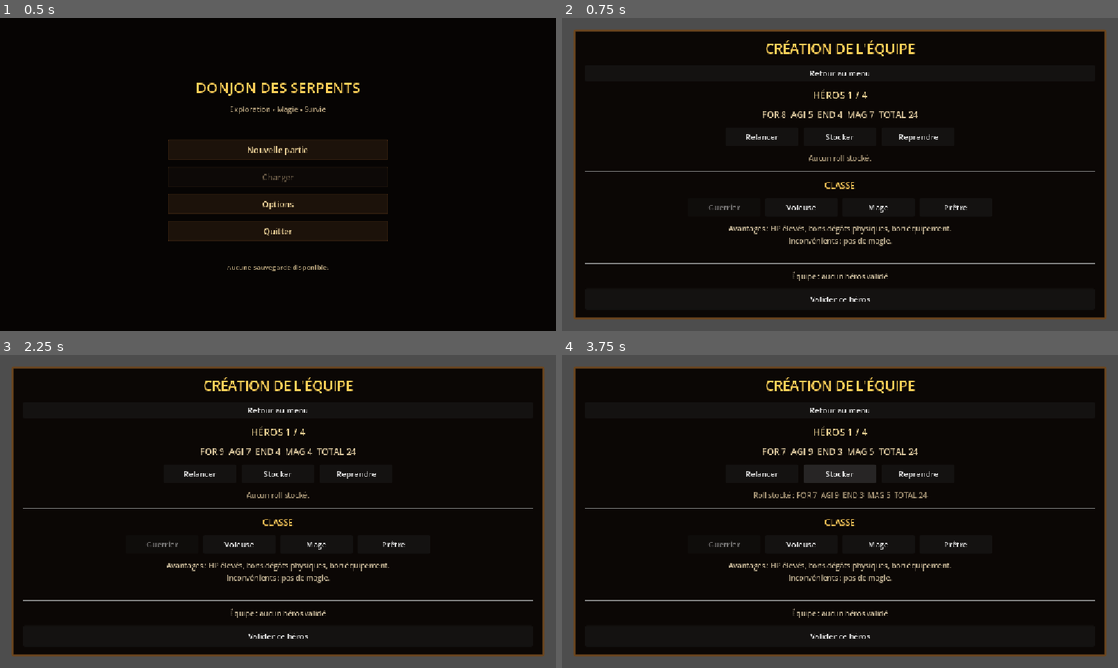
Above: before the commit, frames 1-4 (two rows, left to right).
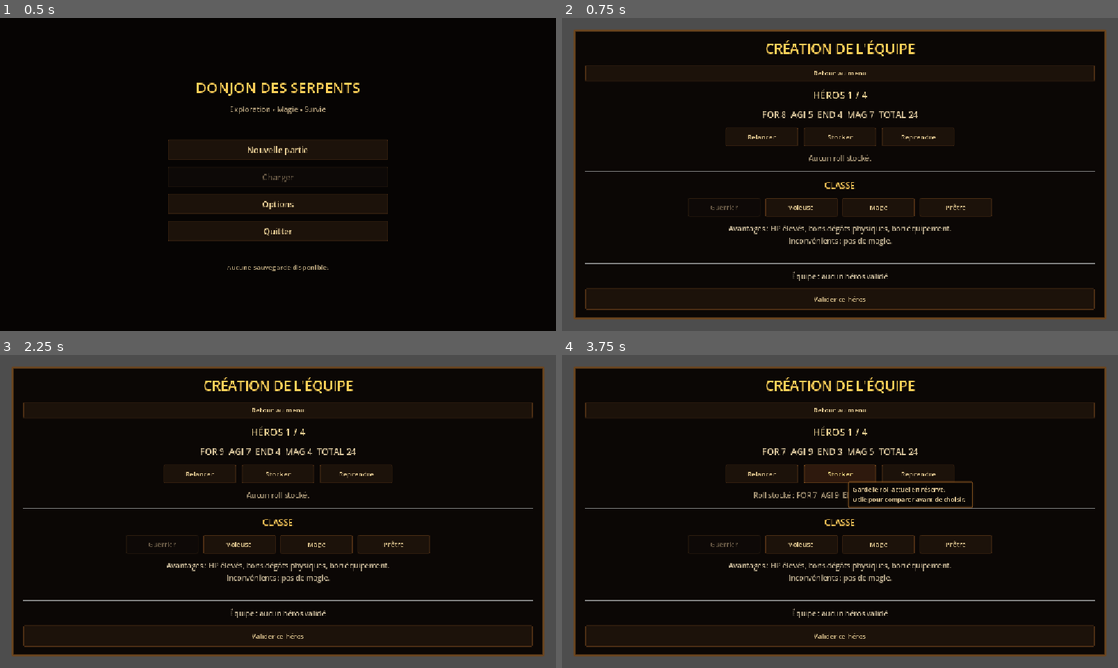
Above: after the commit, the same moments.

Repository: OurosDev/DungeonCrawFirstMiniGame
Game: Godot game, scene res://scenes/MainMenu.tscn
Two runs of this game, one before a commit and one after it. Both use one fixed random seed, a clock stepped at 60 frames per second and the inputs below. Sound files missing from this copy of the repository are replaced by a short silence.
Inputs:
- Up to frame 1 (0.5 s): no input
- Up to frame 2 (0.75 s): click "Nouvelle partie" at 0.5 s
- Up to frame 3 (2.25 s): click "Retour au menu" at 1.25 s; click "Nouvelle partie" at 2 s
- Up to frame 4 (3.75 s): click "Relancer" at 2.75 s; click "Stocker" at 3.5 s

Frame 1 is identical in both runs. In frame 2, 1.8% of the frame differs, in the area x 4-96%, y 15-94%; in frame 3, 1.8%; in frame 4, 2.6%.

Commit message:
Add files via upload

Diff:
--- a/scripts/ui/PartyCreationUI.gd
+++ b/scripts/ui/PartyCreationUI.gd
@@ -9,6 +9,7 @@
 const CharacterDataScript = preload("res://scripts/characters/CharacterData.gd")
 const StatRollerScript = preload("res://scripts/characters/StatRoller.gd")
 const ClassDatabaseScript = preload("res://scripts/characters/ClassDatabase.gd")
+const UIFrameStyleScript = preload("res://scripts/ui/theme/UIFrameStyle.gd")
 
 
 # ------------------------------------------------------------
@@ -57,6 +58,9 @@
 var restore_button: Button = null
 var validate_button: Button = null
 var back_to_menu_button: Button = null
+
+var help_tooltip_panel: Panel = null
+var help_tooltip_label: Label = null
 
 
 func _ready() -> void:
@@ -135,14 +139,26 @@
 
 	reroll_button = create_button("Relancer")
 	reroll_button.pressed.connect(reroll_current_stats)
+	attach_help_tooltip(
+		reroll_button,
+		"Relance les stats affichées.\nLe roll actuel est remplacé."
+	)
 	roll_buttons_box.add_child(reroll_button)
 
 	store_button = create_button("Stocker")
 	store_button.pressed.connect(store_current_roll)
+	attach_help_tooltip(
+		store_button,
+		"Garde le roll actuel en réserve.\nUtile pour comparer avant de choisir."
+	)
 	roll_buttons_box.add_child(store_button)
 
 	restore_button = create_button("Reprendre")
 	restore_button.pressed.connect(restore_stored_roll)
+	attach_help_tooltip(
+		restore_button,
+		"Remplace les stats actuelles\npar le roll stocké."
+	)
 	roll_buttons_box.add_child(restore_button)
 
 	stored_roll_label = create_label(
@@ -201,6 +217,8 @@
 	validate_button.pressed.connect(validate_current_hero)
 	main_box.add_child(validate_button)
 
+	build_help_tooltip()
+
 
 # ------------------------------------------------------------
 # NAVIGATION
@@ -215,6 +233,16 @@
 func _unhandled_input(event: InputEvent) -> void:
 	if event.is_action_pressed("ui_cancel"):
 		on_back_to_menu_pressed()
+
+
+func _process(_delta: float) -> void:
+	if help_tooltip_panel == null:
+		return
+
+	if not help_tooltip_panel.visible:
+		return
+
+	update_help_tooltip_position()
 
 
 # ------------------------------------------------------------
@@ -403,6 +431,75 @@
 
 
 # ------------------------------------------------------------
+# AIDE CONTEXTUELLE
+# Affiche une petite fenêtre près du curseur pour les boutons de roll.
+# ------------------------------------------------------------
+
+func build_help_tooltip() -> void:
+	help_tooltip_panel = create_panel(
+		Color(0.035, 0.024, 0.016, 0.96),
+		Color(0.58, 0.36, 0.14, 1.0),
+		2
+	)
+	help_tooltip_panel.visible = false
+	help_tooltip_panel.mouse_filter = Control.MOUSE_FILTER_IGNORE
+	help_tooltip_panel.z_index = 100
+	help_tooltip_panel.custom_minimum_size = Vector2(260, 54)
+	add_child(help_tooltip_panel)
+
+	help_tooltip_label = create_label(
+		"",
+		13,
+		Color(0.92, 0.82, 0.62)
+	)
+	help_tooltip_label.mouse_filter = Control.MOUSE_FILTER_IGNORE
+	help_tooltip_label.set_anchors_preset(Control.PRESET_FULL_RECT)
+	help_tooltip_label.offset_left = 10
+	help_tooltip_label.offset_top = 7
+	help_tooltip_label.offset_right = -10
+	help_tooltip_label.offset_bottom = -7
+	help_tooltip_label.autowrap_mode = TextServer.AUTOWRAP_WORD_SMART
+	help_tooltip_panel.add_child(help_tooltip_label)
+
+
+func attach_help_tooltip(button: Button, tooltip_text: String) -> void:
+	button.mouse_entered.connect(func(): show_help_tooltip(tooltip_text))
+	button.mouse_exited.connect(hide_help_tooltip)
+
+
+func show_help_tooltip(tooltip_text: String) -> void:
+	if help_tooltip_panel == null or help_tooltip_label == null:
+		return
+
+	help_tooltip_label.text = tooltip_text
+	help_tooltip_panel.visible = true
+	update_help_tooltip_position()
+
+
+func hide_help_tooltip() -> void:
+	if help_tooltip_panel == null:
+		return
+
+	help_tooltip_panel.visible = false
+
+
+func update_help_tooltip_position() -> void:
+	if help_tooltip_panel == null:
+		return
+
+	var target_position: Vector2 = get_local_mouse_position() + Vector2(16, 16)
+	var tooltip_size: Vector2 = help_tooltip_panel.custom_minimum_size
+
+	var max_x: float = max(0.0, size.x - tooltip_size.x - 8.0)
+	var max_y: float = max(0.0, size.y - tooltip_size.y - 8.0)
+
+	help_tooltip_panel.position = Vector2(
+		clamp(target_position.x, 8.0, max_x),
+		clamp(target_position.y, 8.0, max_y)
+	)
+
+
+# ------------------------------------------------------------
 # COMPOSANTS UI
 # Crée les boutons, labels et panneaux utilisés dans l’écran.
 # ------------------------------------------------------------
@@ -413,6 +510,9 @@
 	button.text = text
 	button.custom_minimum_size = Vector2(150, 38)
 	button.focus_mode = Control.FOCUS_NONE
+	button.add_theme_font_size_override("font_size", 14)
+
+	apply_textured_button_style(button)
 
 	return button
 
@@ -438,19 +538,67 @@
 	border_width: int
 ) -> Panel:
 	var panel: Panel = Panel.new()
-	var style: StyleBoxFlat = StyleBoxFlat.new()
-
-	style.bg_color = background_color
-	style.border_color = border_color
-	style.set_border_width_all(border_width)
-	style.corner_radius_top_left = 3
-	style.corner_radius_top_right = 3
-	style.corner_radius_bottom_left = 3
-	style.corner_radius_bottom_right = 3
-
-	panel.add_theme_stylebox_override("panel", style)
+
+	panel.theme = UIFrameStyleScript.create_menu_theme()
+	panel.add_theme_stylebox_override(
+		"panel",
+		UIFrameStyleScript.create_panel_style(
+			background_color,
+			border_color,
+			border_width
+		)
+	)
 
 	return panel
+
+
+func apply_textured_button_style(button: Button) -> void:
+	button.add_theme_color_override("font_color", Color(0.90, 0.80, 0.58))
+	button.add_theme_color_override("font_hover_color", Color(1.0, 0.90, 0.55))
+	button.add_theme_color_override("font_pressed_color", Color(1.0, 0.92, 0.48))
+	button.add_theme_color_override("font_focus_color", Color(1.0, 0.90, 0.55))
+	button.add_theme_color_override("font_disabled_color", Color(0.42, 0.36, 0.28))
+
+	button.add_theme_stylebox_override(
+		"normal",
+		UIFrameStyleScript.create_button_style(
+			Color(0.11, 0.07, 0.04, 1.0),
+			Color(0.30, 0.18, 0.08, 1.0),
+			1
+		)
+	)
+	button.add_theme_stylebox_override(
+		"hover",
+		UIFrameStyleScript.create_button_style(
+			Color(0.18, 0.10, 0.05, 1.0),
+			Color(0.55, 0.34, 0.13, 1.0),
+			1
+		)
+	)
+	button.add_theme_stylebox_override(
+		"pressed",
+		UIFrameStyleScript.create_button_style(
+			Color(0.28, 0.16, 0.06, 1.0),
+			Color(0.95, 0.72, 0.28, 1.0),
+			2
+		)
+	)
+	button.add_theme_stylebox_override(
+		"focus",
+		UIFrameStyleScript.create_button_style(
+			Color(0.20, 0.12, 0.05, 1.0),
+			Color(0.86, 0.62, 0.20, 1.0),
+			2
+		)
+	)
+	button.add_theme_stylebox_override(
+		"disabled",
+		UIFrameStyleScript.create_button_style(
+			Color(0.06, 0.04, 0.03, 0.80),
+			Color(0.18, 0.12, 0.06, 1.0),
+			1
+		)
+	)
 
 
 # ------------------------------------------------------------
